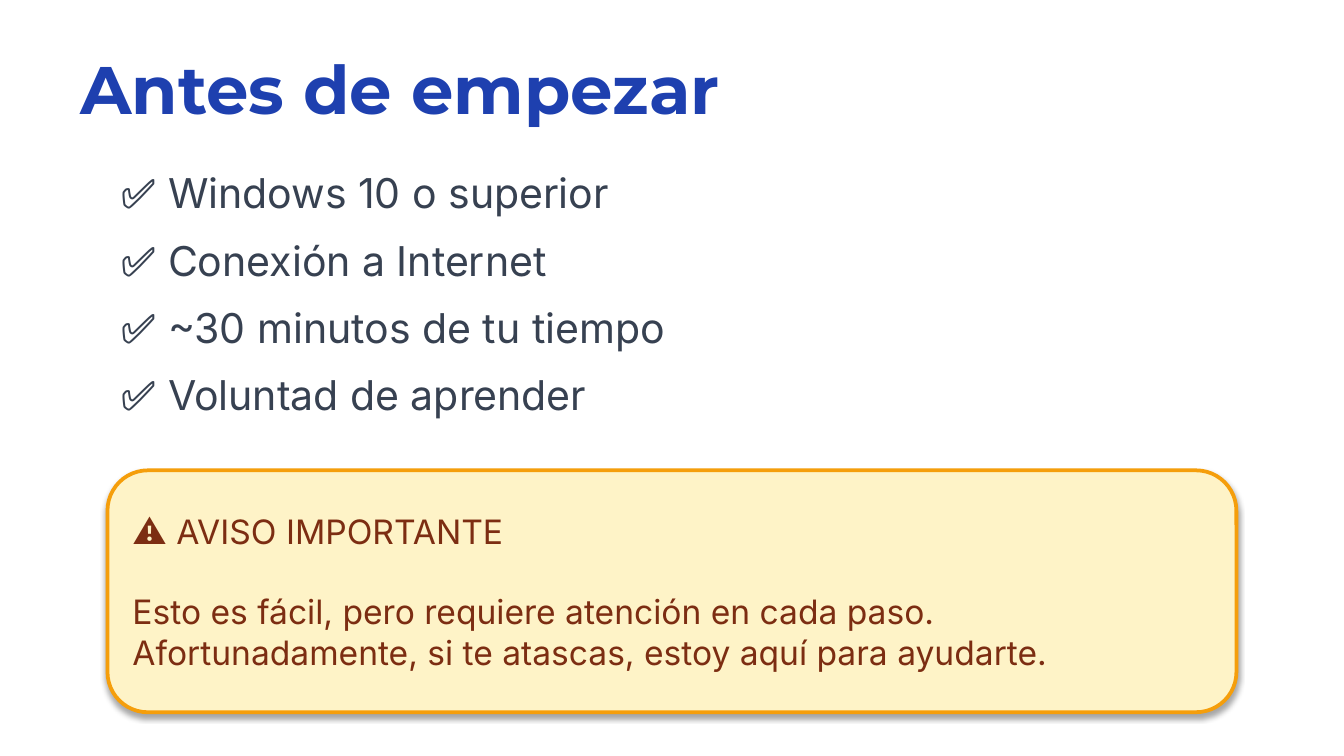
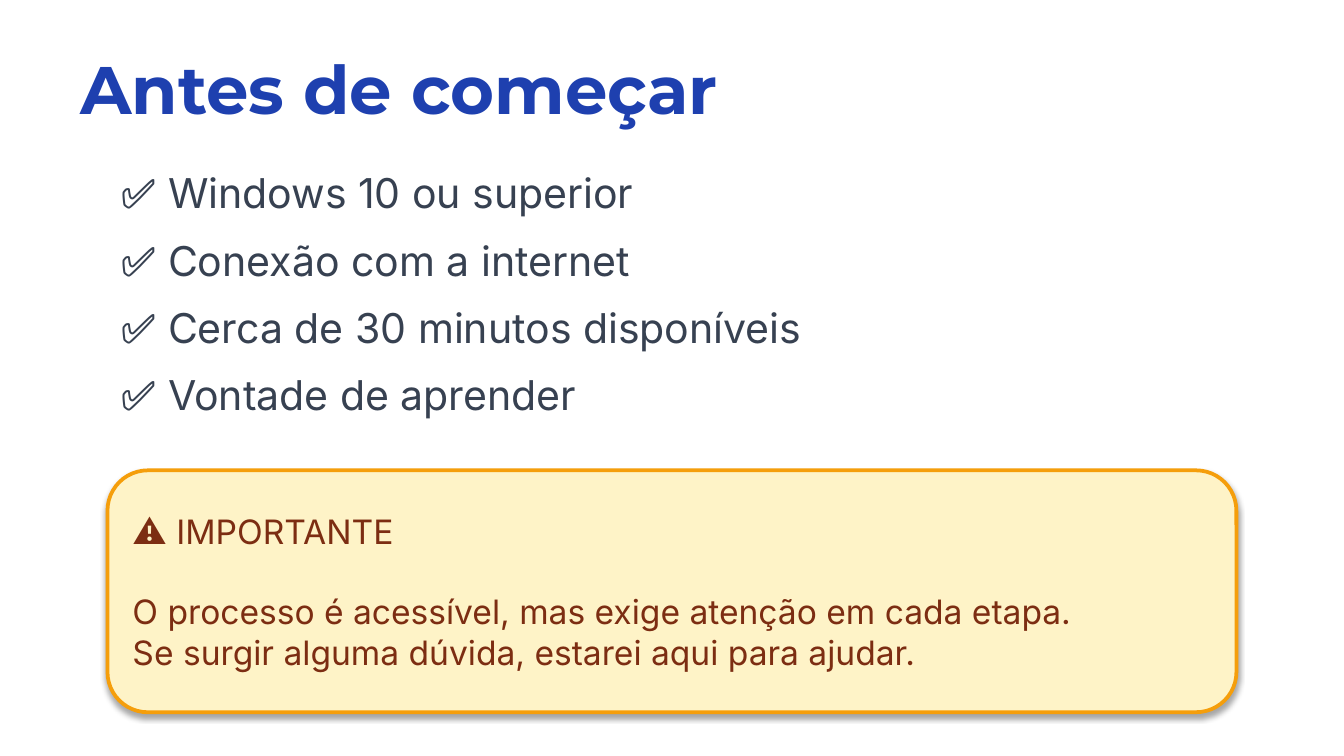
Before and after one commit to marcos-data-engineer/blog, a slide deck: slide 10 of _course_production/M00_Introducao/apresentacao_final.pptx. Drawn at 1344x756 pixels with LibreOffice and Linux fonts; fonts in the diff are those of the drawing. Boxes give left, top, right and bottom in pixels: in the first picture for what was removed or moved away, otherwise in the second. Text is boxed around its words. In the diff, an @@ line names an element or a change of style, - is before the commit and + after.

```diff
--- a/_course_production/M00_Introducao/apresentacao_final.pptx
+++ b/_course_production/M00_Introducao/apresentacao_final.pptx
@@ text at bbox=[80, 64, 717, 130]: text changed @@
-Antes de empezar
+Antes de começar
@@ text at bbox=[168, 177, 634, 217]: text changed @@
-✅ Windows 10 o superior
+✅ Windows 10 ou superior
@@ text at bbox=[168, 245, 630, 277]: text changed @@
-✅ Conexión a Internet
+✅ Conexão com a internet
@@ text at bbox=[168, 311, 801, 352]: text changed @@
-✅ ~30 minutos de tu tiempo
+✅ Cerca de 30 minutos disponíveis
@@ text at bbox=[168, 380, 576, 419]: text changed @@
-✅ Voluntad de aprender
+✅ Vontade de aprender
@@ text in rounded rectangle at bbox=[132, 519, 1071, 673]: text changed @@
-⚠️ AVISO IMPORTANTE
-Esto es fácil, pero requiere atención en cada paso.
-Afortunadamente, si te atascas, estoy aquí para ayudarte.
+⚠️ IMPORTANTE
+O processo é acessível, mas exige atenção em cada etapa.
+Se surgir alguma dúvida, estarei aqui para ajudar.
```
Also in this commit, not shown: 8 other slides changed, 3 slides added, 3 slides removed, 32 other files.
